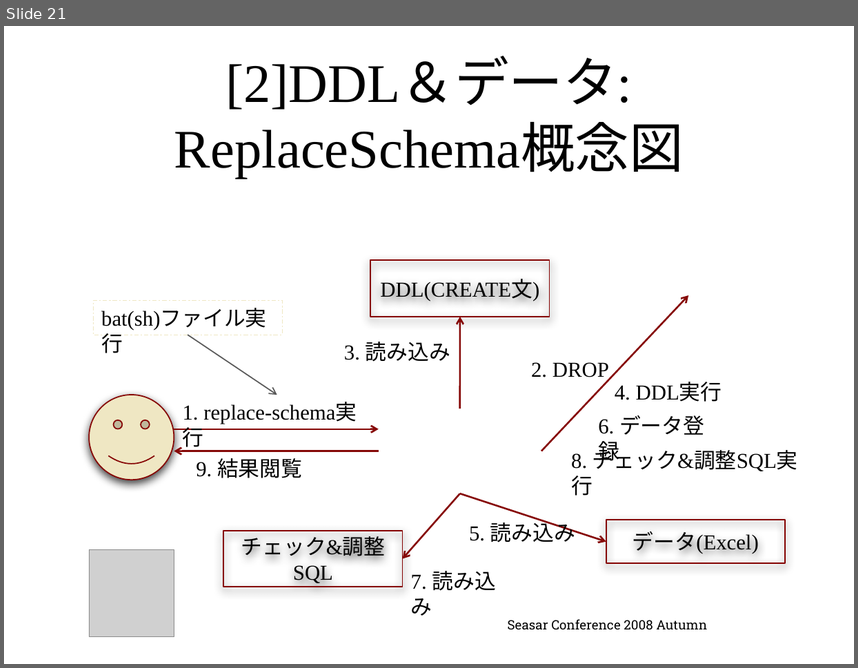
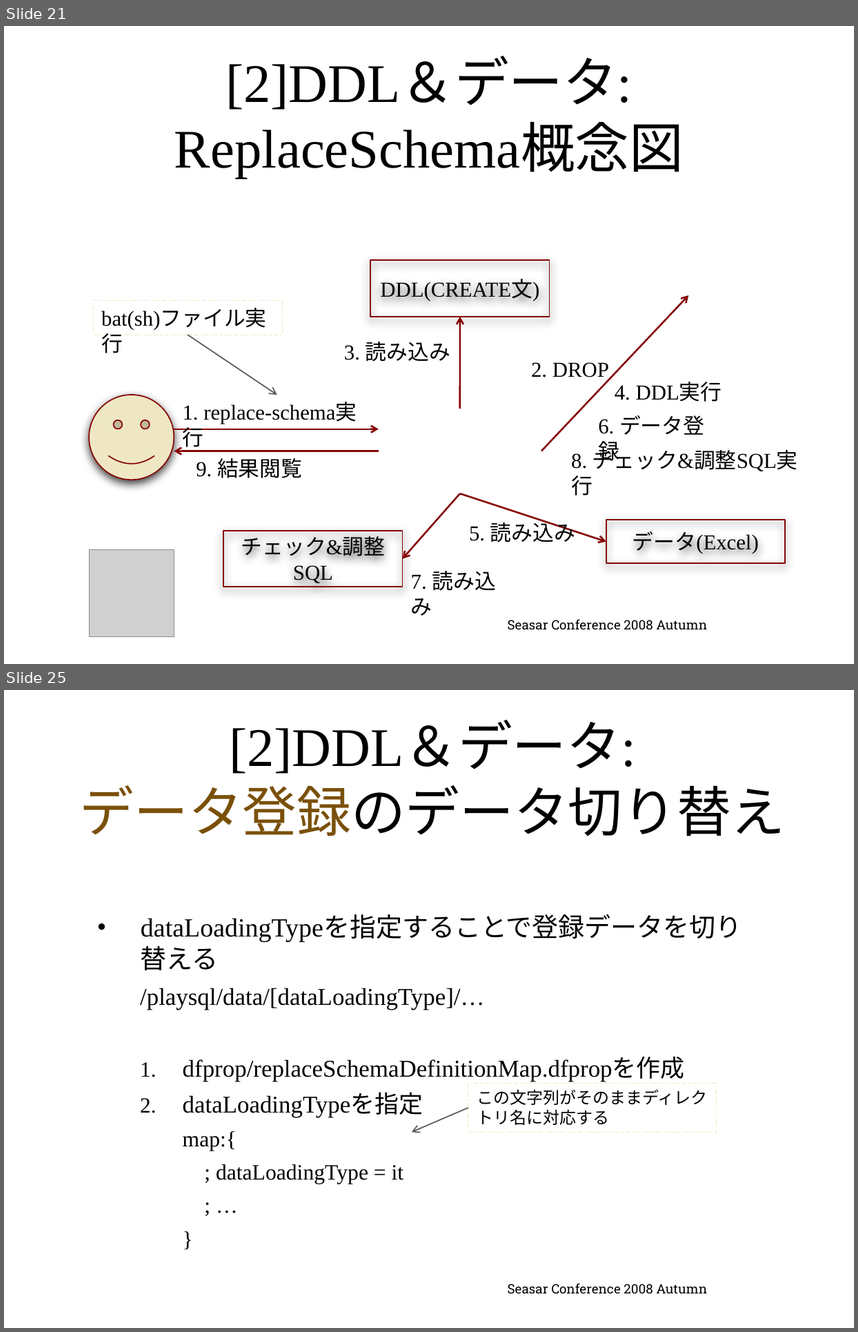
Before and after one commit to seasarorg/dbflute, a slide deck: dbflute/etc/doc/ref/session/resource/GenbaSolution2-sc2008autumn-dbflute.pptx. Shown one above the other, each under a label of ours: slide 21 before the commit, slides 21 and 25 after it; the slides between them are not shown. The pictures are 858x668 and 858x1332 pixels, drawn with LibreOffice and Linux fonts; fonts in the diff are those of the drawing; grey boxes stand for pictures; background and template pictures are left out. Boxes give left, top, right and bottom in pixels: in the first picture for what was removed or moved away, otherwise in the second. Text is boxed around its words. In the diff, an @@ line names an element or a change of style, - is before the commit and + after.

Commit message:
Making conference document.

```diff
--- a/dbflute/etc/doc/ref/session/resource/GenbaSolution2-sc2008autumn-dbflute.pptx
+++ b/dbflute/etc/doc/ref/session/resource/GenbaSolution2-sc2008autumn-dbflute.pptx
@@ slide 25 added at <box>4,690,854,1328</box>, background picture (left out) @@
@@ title added at <box>80,723,786,836</box>, 46 pt, text #000000 @@
+[2]DDL＆データ:
+データ登録のデータ切り替え
@@ text added at <box>140,987,685,1183</box>, 20.4 pt, text #000000 @@
+• dataLoadingTypeを指定することで登録データを切り替える
+  /playsql/data/[dataLoadingType]/…
+  1. dfprop/replaceSchemaDefinitionMap.dfpropを作成
+  2. dataLoadingTypeを指定
+    map:{
+    ; dataLoadingType = it
+    ; …
+    }
@@ rectangle added at <box>468,1083,715,1131</box>, outline #000000 0.75 pt dashed, 14 pt, text #000000 @@
+この文字列がそのままディレクトリ名に対応する
@@ arrow added from (468, 1107) to (412, 1132), #595959 1 pt @@
@@ text added at <box>508,1283,707,1293</box>, 11 pt, text #000000 @@
+Seasar Conference 2008 Autumn
```
Also in this commit, not shown: 13 slides changed, 3 other slides added.
